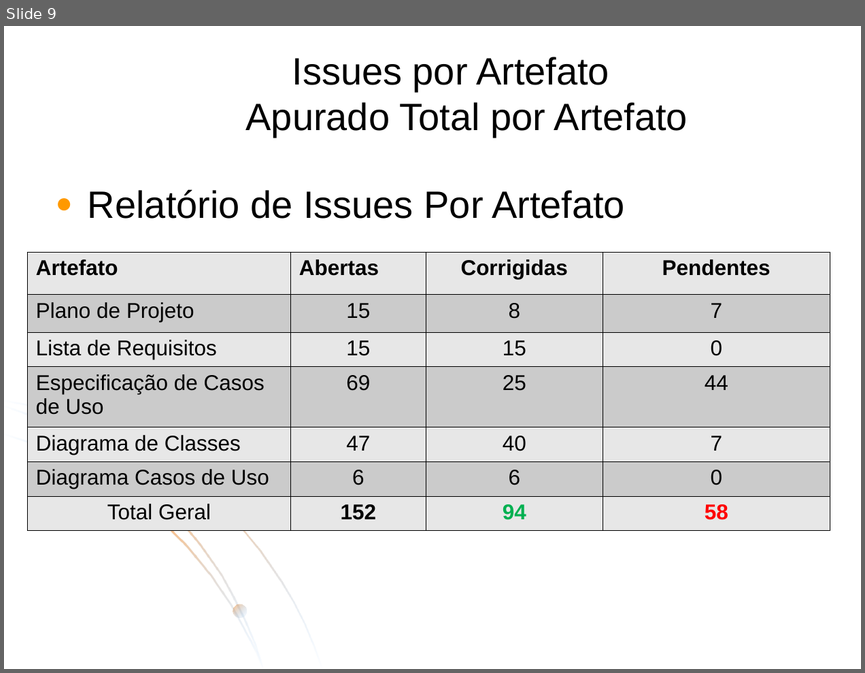
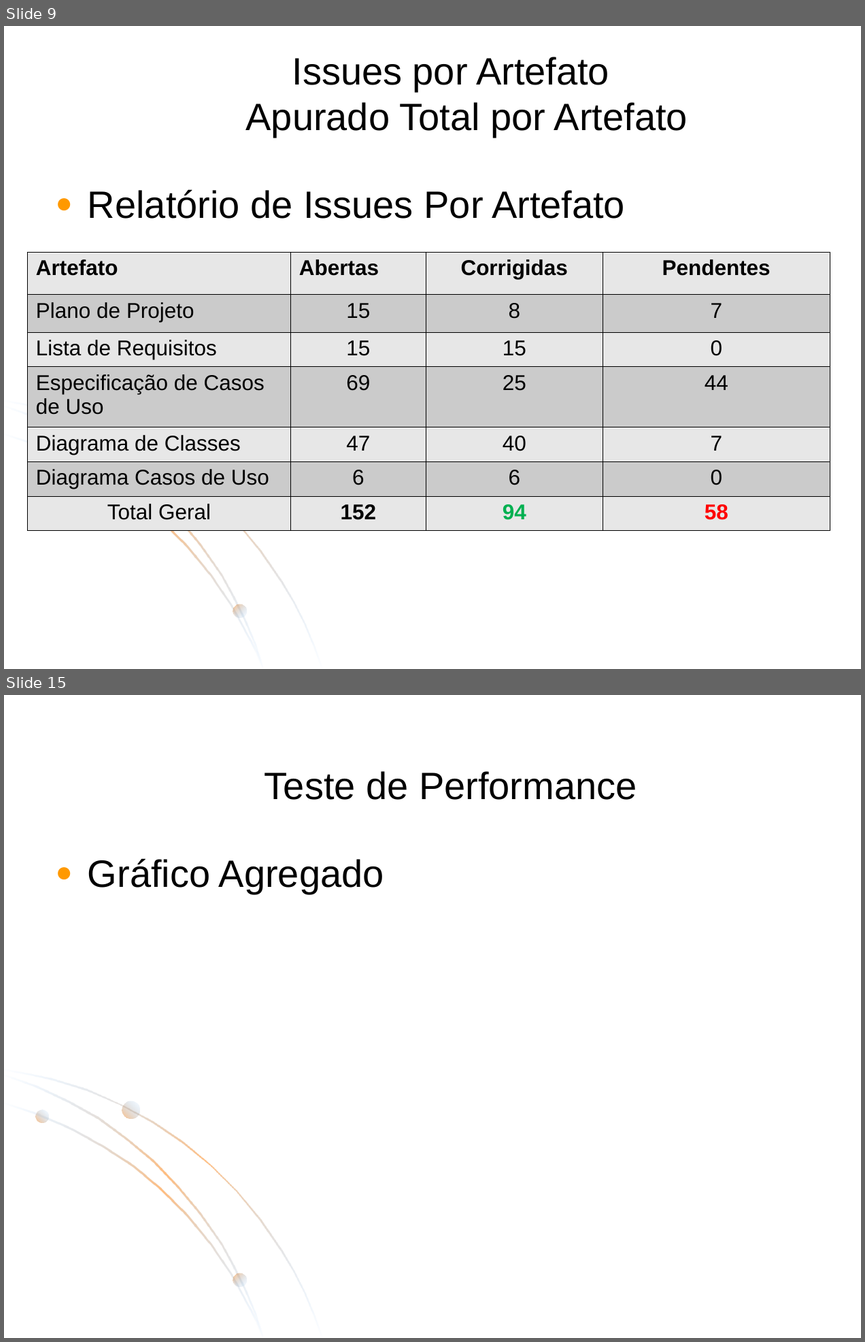
Before and after one commit to ESEGroup/IssuesAuthenticatorCascavel, a slide deck: artefatos/QA/relatorio-issues.ppt. Shown one above the other, each under a label of ours: slide 9 before the commit, slides 9 and 15 after it; the slides between them are not shown. The pictures are 865x673 and 865x1342 pixels, drawn with LibreOffice and Linux fonts; fonts in the diff are those of the drawing; background and template pictures are left out. Boxes give left, top, right and bottom in pixels: in the first picture for what was removed or moved away, otherwise in the second. Text is boxed around its words. In the diff, an @@ line names an element or a change of style, - is before the commit and + after.

```diff
--- a/artefatos/QA/relatorio-issues.ppt
+++ b/artefatos/QA/relatorio-issues.ppt
@@ slide 15 added at [4,695,861,1338], background picture (left out); not listed: 6 template elements that a slide beside it also shows @@
@@ title added at [264,771,637,800], 32 pt, text #000000 @@
+Teste de Performance
@@ text added at [88,858,384,894], 32 pt, text #000000 @@
+● Gráfico Agregado
```
Also in this commit, not shown: 1 slide changed, 8 other slides added, 6 other files.
